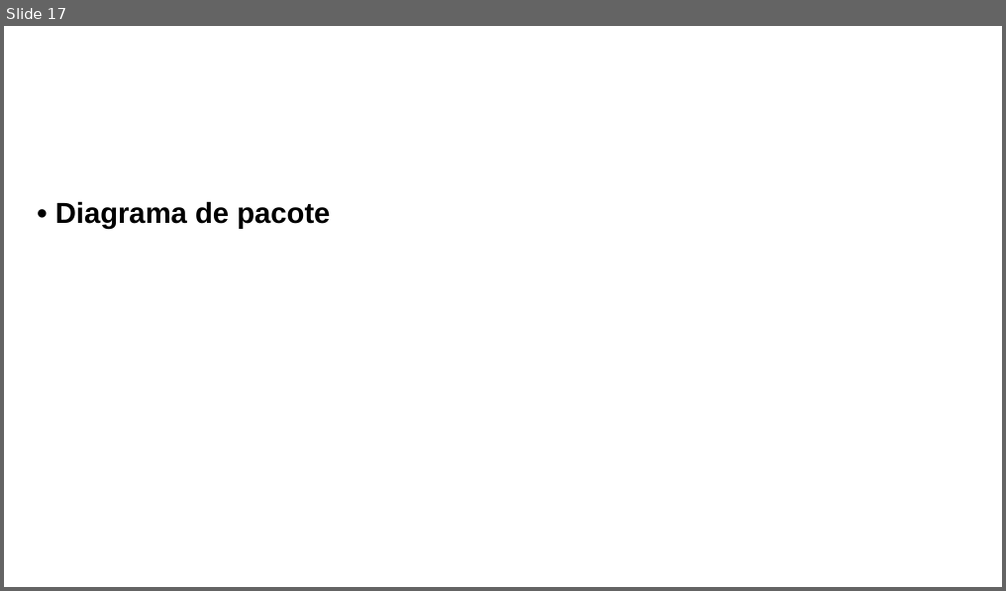
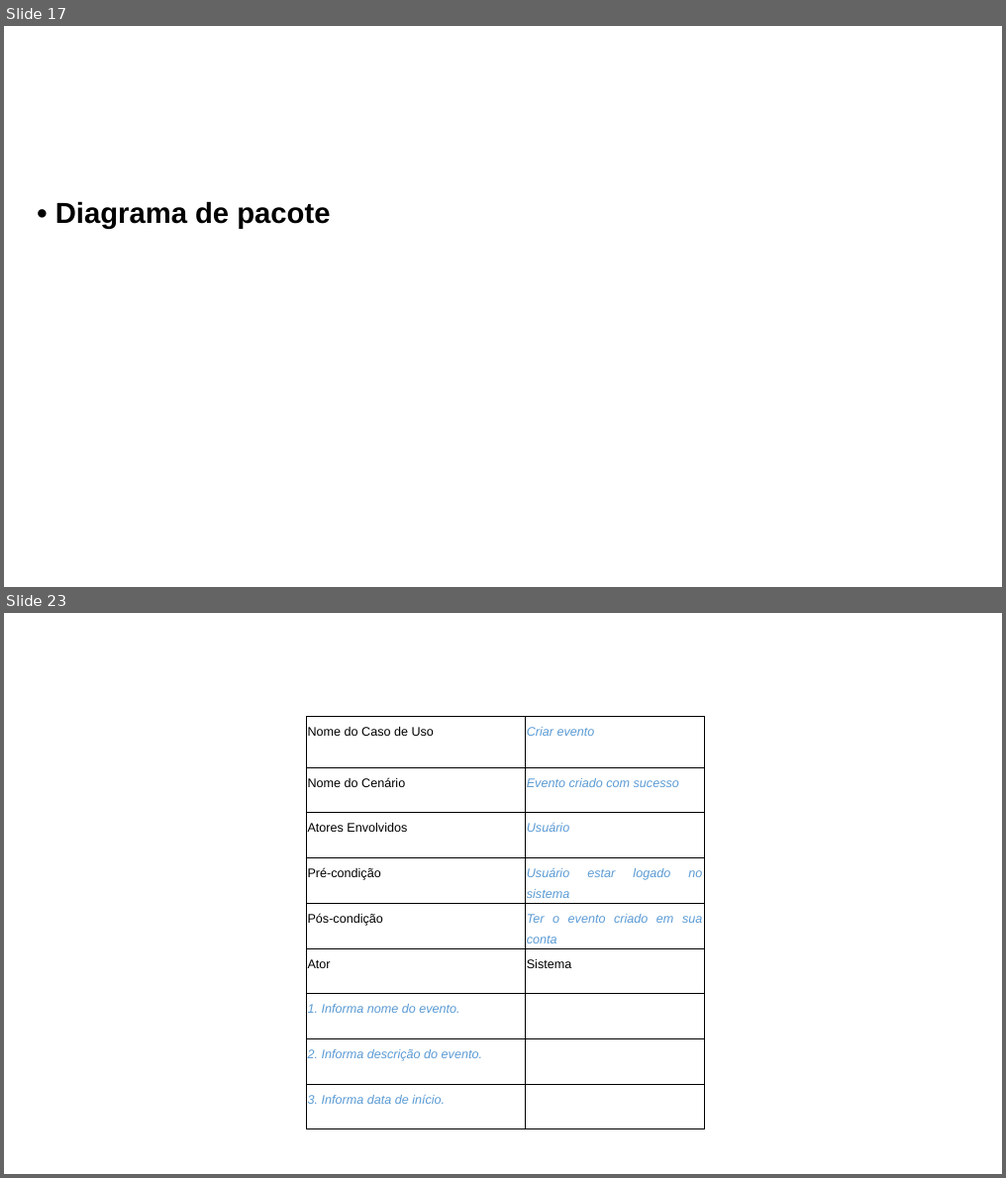
Before and after one commit to alanfranciscos/faitec-2024, a slide deck: docs/Eventify_PowerPoint.pptx. Shown one above the other, each under a label of ours: slide 17 before the commit, slides 17 and 23 after it; the slides between them are not shown. The pictures are 1006x591 and 1006x1178 pixels, drawn with LibreOffice and Linux fonts; fonts in the diff are those of the drawing; background and template pictures are left out. Boxes give left, top, right and bottom in pixels: in the first picture for what was removed or moved away, otherwise in the second. Text is boxed around its words. In the diff, an @@ line names an element or a change of style, - is before the commit and + after.

Commit message:
feat: adicao de classes no diagrama de classes e adicao de caso de uso na apresentacao

```diff
--- a/docs/Eventify_PowerPoint.pptx
+++ b/docs/Eventify_PowerPoint.pptx
@@ slide 23 added at box(4, 613, 1002, 1174), background picture (left out) @@
@@ table added at box(306, 716, 704, 1129), 9 rows, 2 columns @@
+Nome do Caso de Uso | Criar evento
+Nome do Cenário | Evento criado com sucesso
+Atores Envolvidos | Usuário
+Pré-condição | Usuário estar logado no sistema
+Pós-condição | Ter o evento criado em sua conta
+Ator | Sistema
+1. Informa nome do evento. | 
+2. Informa descrição do evento. | 
+3. Informa data de início. | 
```
Also in this commit, not shown: 1 slide changed, 8 other slides added, 4 slides removed, 2 other files.
